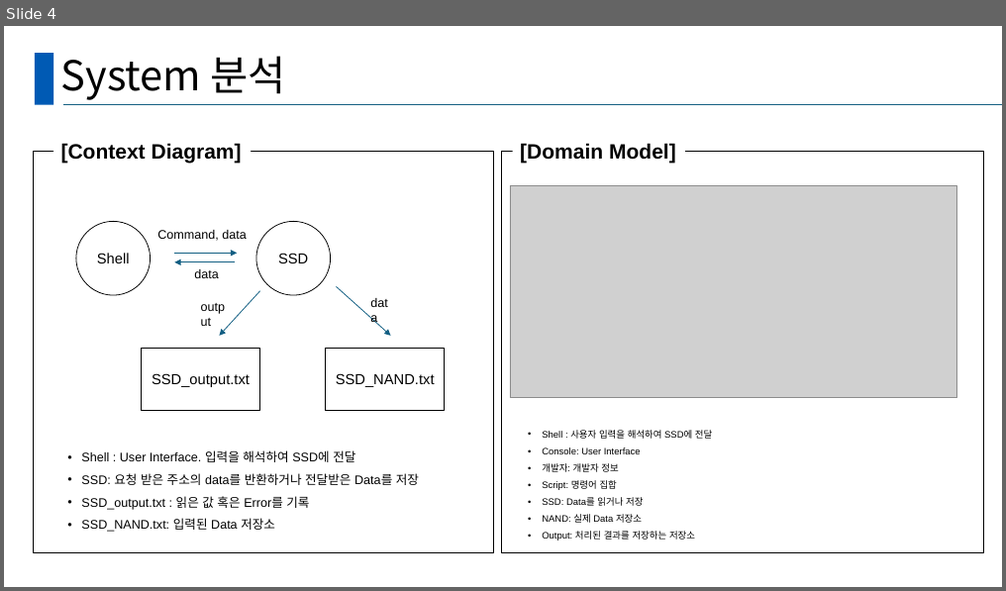
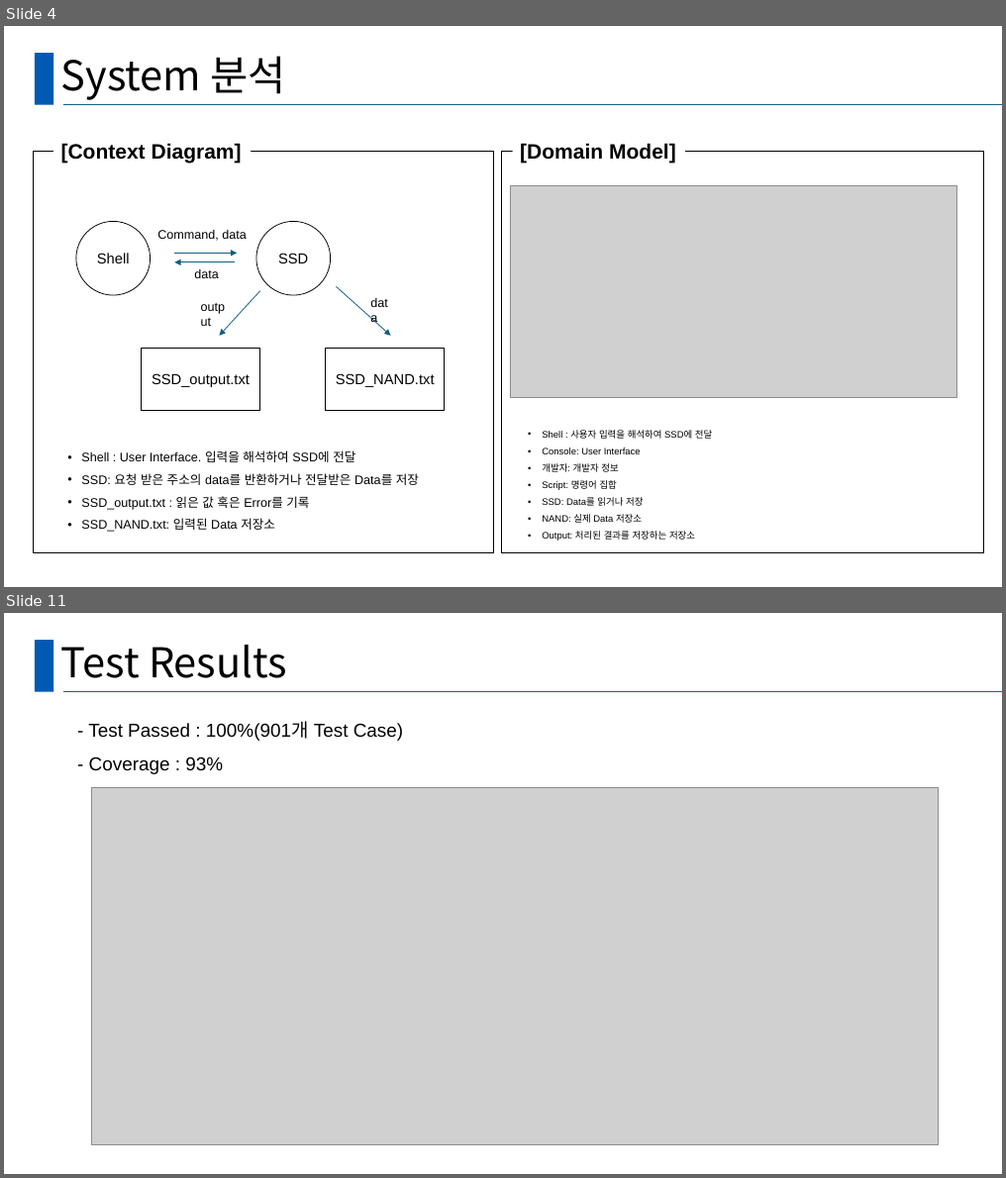
Before and after one commit to Hyominii/ssd, a slide deck: SSD_B_BestReviewer.pptx. Shown one above the other, each under a label of ours: slide 4 before the commit, slides 4 and 11 after it; the slides between them are not shown. The pictures are 1006x591 and 1006x1178 pixels, drawn with LibreOffice and Linux fonts; fonts in the diff are those of the drawing; grey boxes stand for pictures. Boxes give left, top, right and bottom in pixels: in the first picture for what was removed or moved away, otherwise in the second. Text is boxed around its words. In the diff, an @@ line names an element or a change of style, - is before the commit and + after.

```diff
--- a/SSD_B_BestReviewer.pptx
+++ b/SSD_B_BestReviewer.pptx
@@ slide 11 added at [4,613,1002,1174], background #FFFFFF; not listed: 2 template elements that a slide beside it also shows @@
@@ title added at [61,645,287,678], 39.6 pt, text #000000 @@
+Test Results
@@ text added at [88,723,403,774], 18 pt, text #000000 @@
+- Test Passed : 100%(901개 Test Case)
+- Coverage : 93%
@@ picture added at [91,787,939,1145] @@
```
Also in this commit, not shown: 4 slides changed, 7 other slides added, 4 slides removed.
